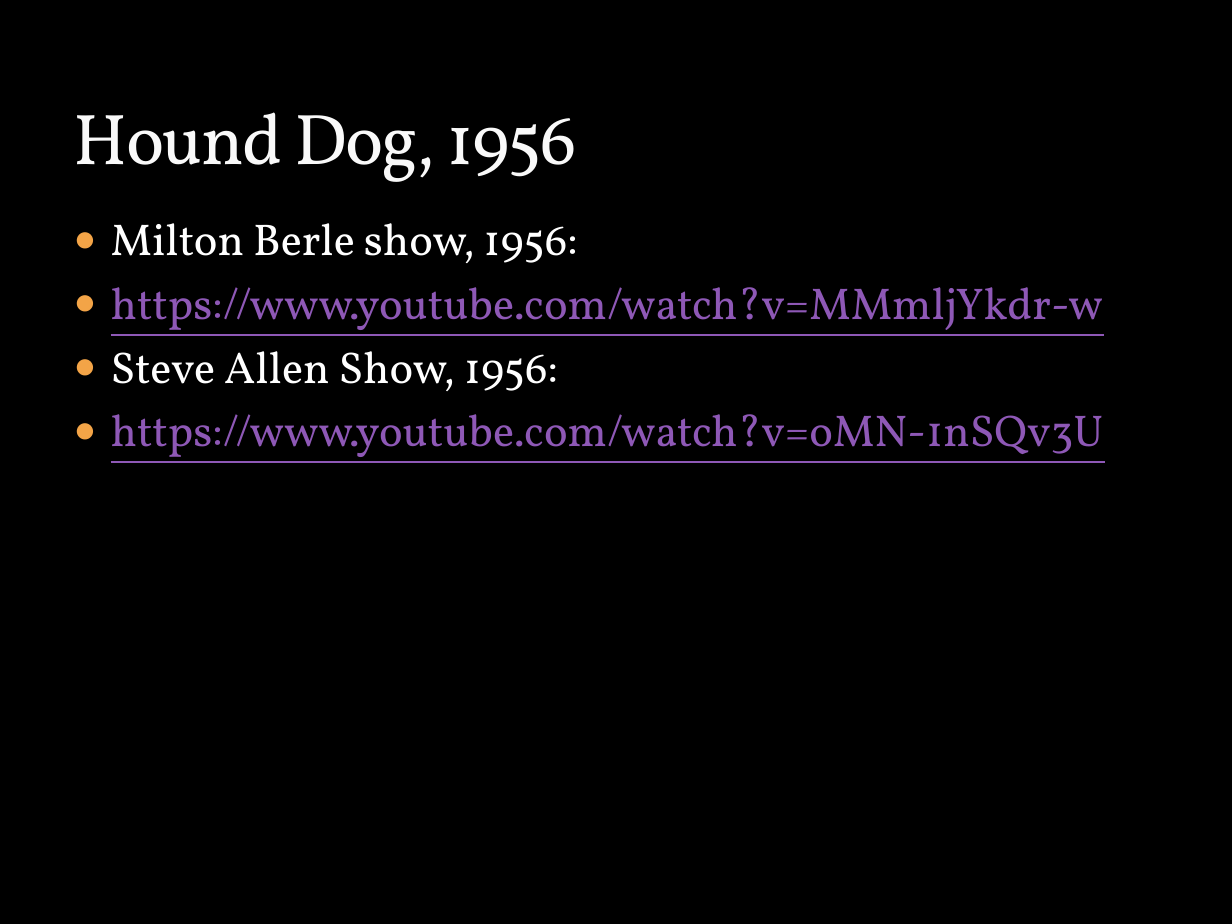
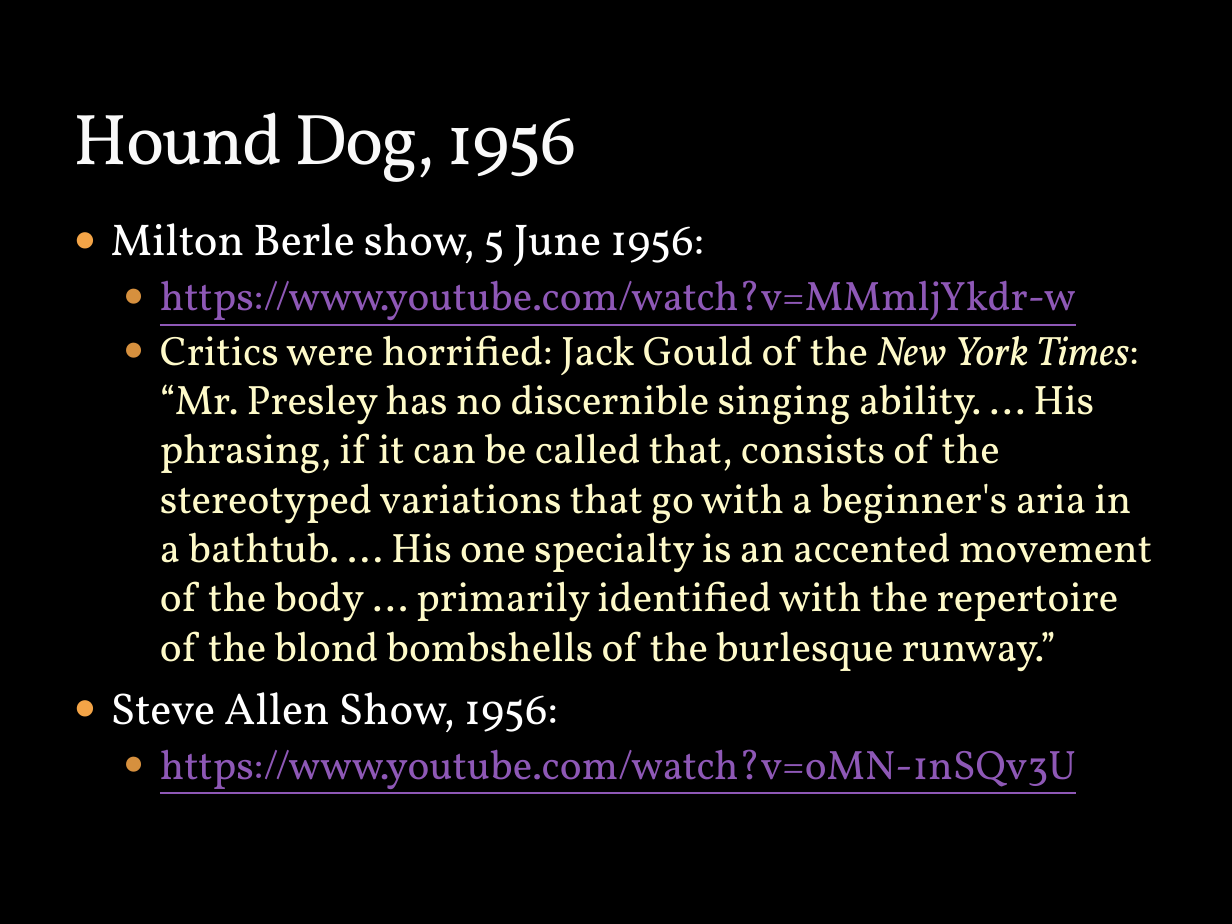
Before and after one commit to mrbaker1917/website, a slide deck: slide 7 of HSTR121/ppts/RockandElvis.pptx. Drawn at 1232x924 pixels with LibreOffice and Linux fonts; fonts in the diff are those of the drawing; background and template pictures are left out. Boxes give left, top, right and bottom in pixels: in the first picture for what was removed or moved away, otherwise in the second. Text is boxed around its words. In the diff, an @@ line names an element or a change of style, - is before the commit and + after.

```diff
--- a/HSTR121/ppts/RockandElvis.pptx
+++ b/HSTR121/ppts/RockandElvis.pptx
@@ text at (111,223,704,266): text changed @@
-● Milton Berle show, 1956:
+● Milton Berle show, 5 June 1956:
@@ text at (160,280,1076,794): size 26 to 24 pt in "https://www.youtube.com/watch?v=MMmljYkdr-w", "https://www.youtube.com/watch?v=oMN-1nSQv3U"; list level 1 to 2 in "https://www.youtube.com/watch?v=MMmljYkdr-w"; bullet colour #F3A447 to #D6913F; list level 1 to 2 in "https://www.youtube.com/watch?v=oMN-1nSQv3U" @@
@@ text at (160,335,1152,672): paragraph added @@
+  ● Critics were horrified: Jack Gould of the New York Times: “Mr. Presley has no discernible singing ability. ... His phrasing, if it can be called that, consists of the stereotyped variations that go with a beginner's aria in a bathtub. ... His one specialty is an accented movement of the body ... primarily identified with the repertoire of the blond bombshells of the burlesque runway.”
```
Also in this commit, not shown: 1 other slide changed.
